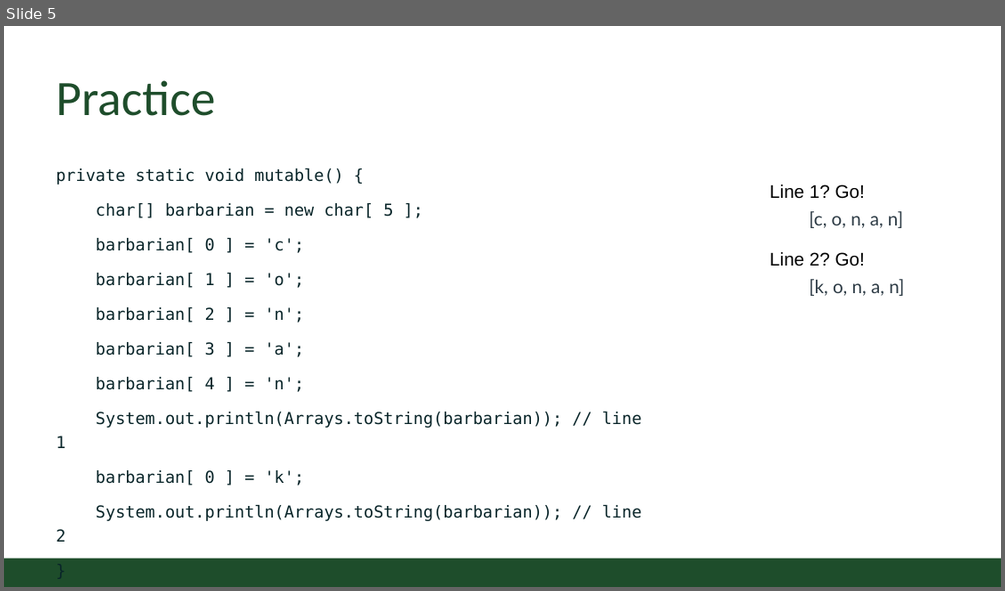
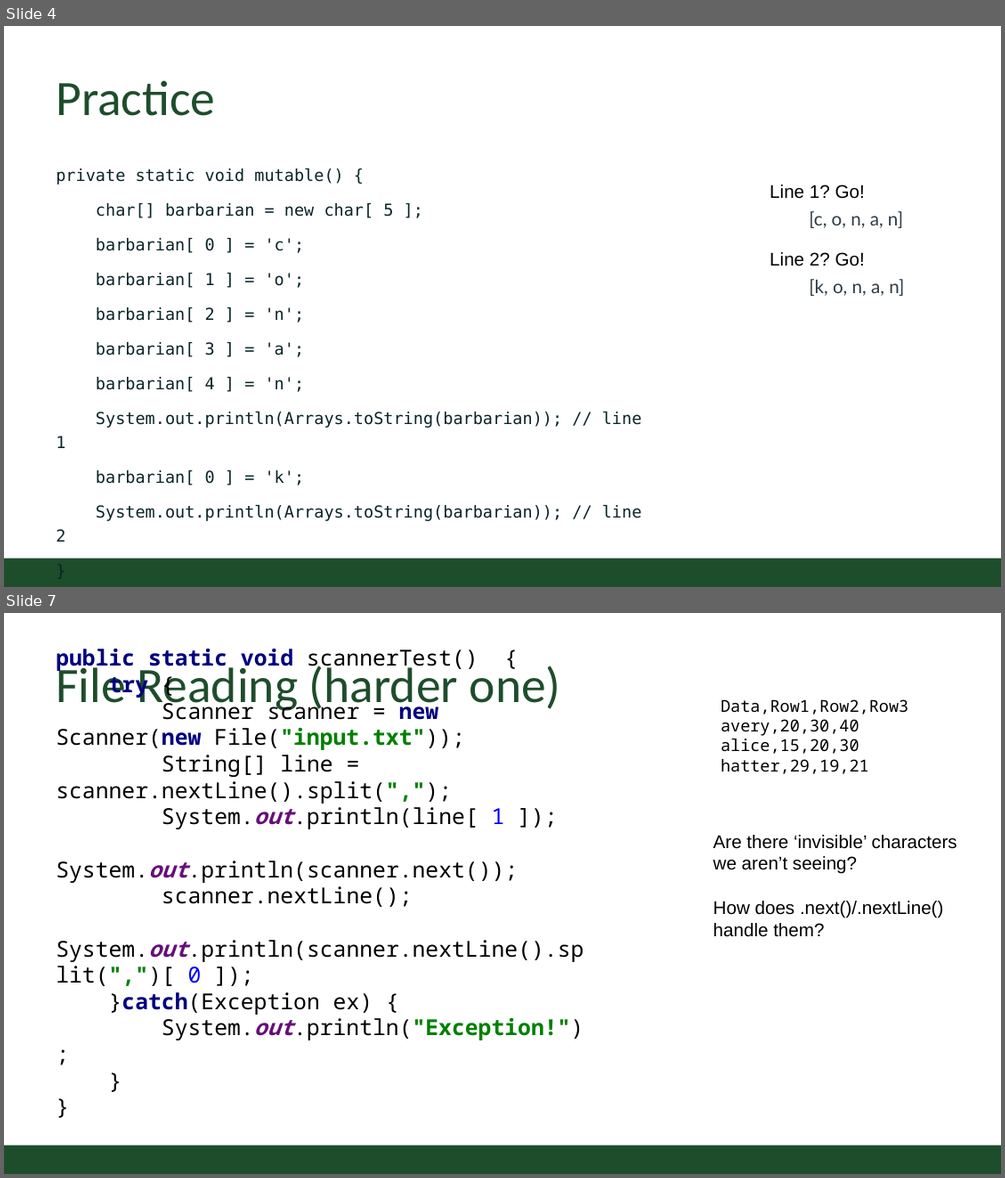
Before and after one commit to CSU-CompSci-CS163-4/Handouts, a slide deck: slides/On-Campus/ReviewSessionUnit2_2021.pptx. Shown one above the other, each under a label of ours: slide 5 before the commit, slides 4 and 7 after it; the slides between them are not shown. The pictures are 1005x591 and 1005x1178 pixels, drawn with LibreOffice and Linux fonts; fonts in the diff are those of the drawing; background and template pictures are left out. Boxes give left, top, right and bottom in pixels: in the first picture for what was removed or moved away, otherwise in the second. Text is boxed around its words. In the diff, an @@ line names an element or a change of style, - is before the commit and + after.

Commit message:
updated with file reading example and loop

```diff
--- a/slides/On-Campus/ReviewSessionUnit2_2021.pptx
+++ b/slides/On-Campus/ReviewSessionUnit2_2021.pptx
@@ slide 7 added at (4, 613, 1001, 1174), background #FFFFFF; not listed: 1 template element that a slide beside it also shows @@
@@ title added at (56, 660, 561, 714), 54 pt, text #1E4D2B @@
+File Reading (harder one)
@@ text added at (56, 649, 584, 1040), 24 pt, text #000000 @@
+public static void scannerTest() {
+try {
+Scanner scanner = new Scanner(new File("input.txt"));
+String[] line = scanner.nextLine().split(",");
+System.out.println(line[ 1 ]);
+System.out.println(scanner.next());
+scanner.nextLine();
+System.out.println(scanner.nextLine().split(",")[ 0 ]);
+}catch(Exception ex) {
+System.out.println("Exception!");
+}
+}
@@ text added at (720, 699, 908, 774), 18 pt, text #000000 @@
+Data,Row1,Row2,Row3
+avery,20,30,40
+alice,15,20,30
+hatter,29,19,21
@@ text added at (713, 835, 957, 937), 20 pt, text #000000 @@
+Are there ‘invisible’ characters we aren’t seeing?
+How does .next()/.nextLine() handle them?
@@ what was slide 5 is now slide 4 @@
```
Also in this commit, not shown: 1 other slide added, 1 slide removed, 2 other files.
